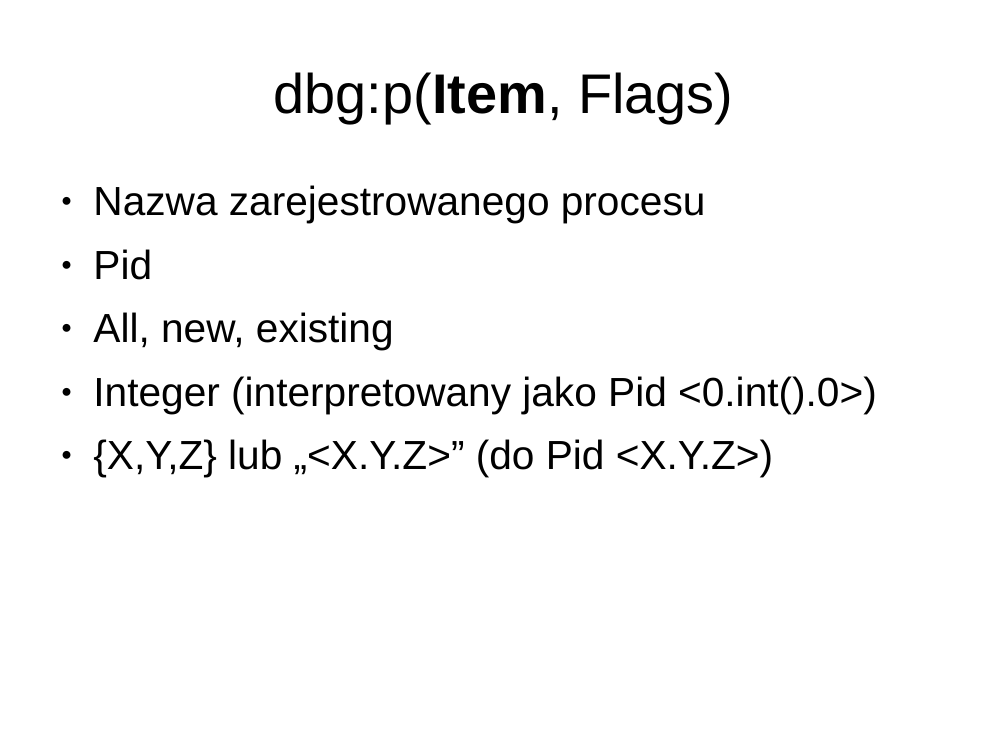
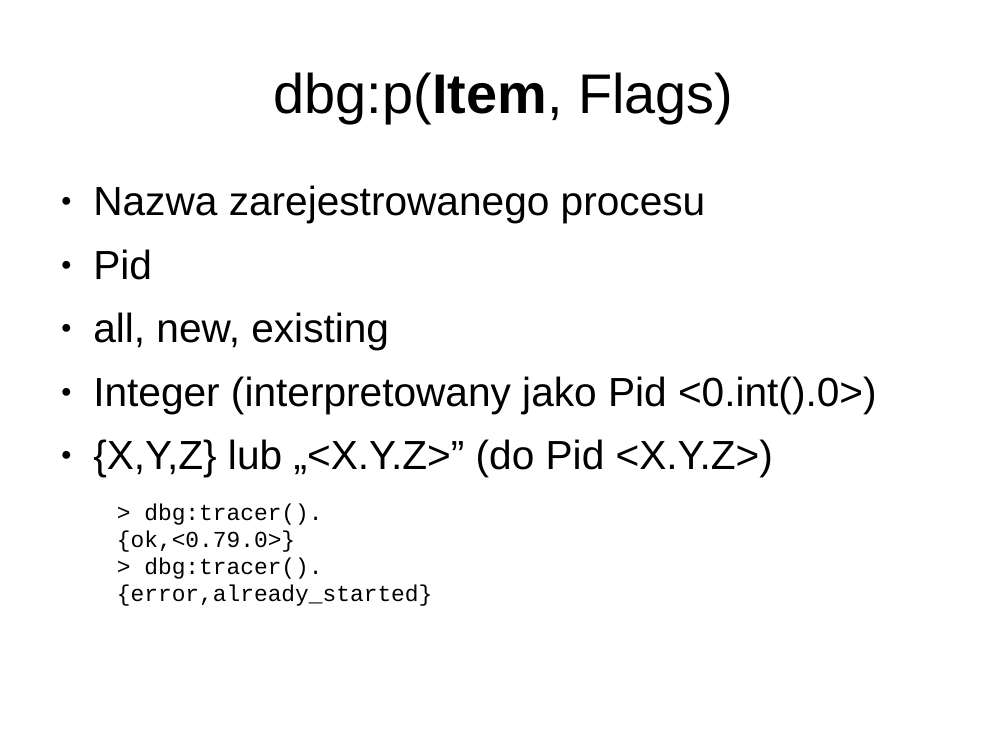
Before and after one commit to matkoniecz/erlang_dbg, a slide deck: slide 6 of Prezentacja.ppt. Drawn at 1008x756 pixels with LibreOffice and Linux fonts; fonts in the diff are those of the drawing. Boxes give left, top, right and bottom in pixels: in the first picture for what was removed or moved away, otherwise in the second. Text is boxed around its words. In the diff, an @@ line names an element or a change of style, - is before the commit and + after.

```diff
--- a/Prezentacja.ppt
+++ b/Prezentacja.ppt
@@ text at <box>93,312,389,350</box>: text changed @@
-● All, new, existing
+● all, new, existing
@@ text added at <box>117,503,432,606</box>, 18 pt, text #000000 @@
+> dbg:tracer().
+{ok,<0.79.0>}
+> dbg:tracer().
+{error,already_started}
```
Also in this commit, not shown: 5 other slides changed, 2 slides added, 1 slide removed.
